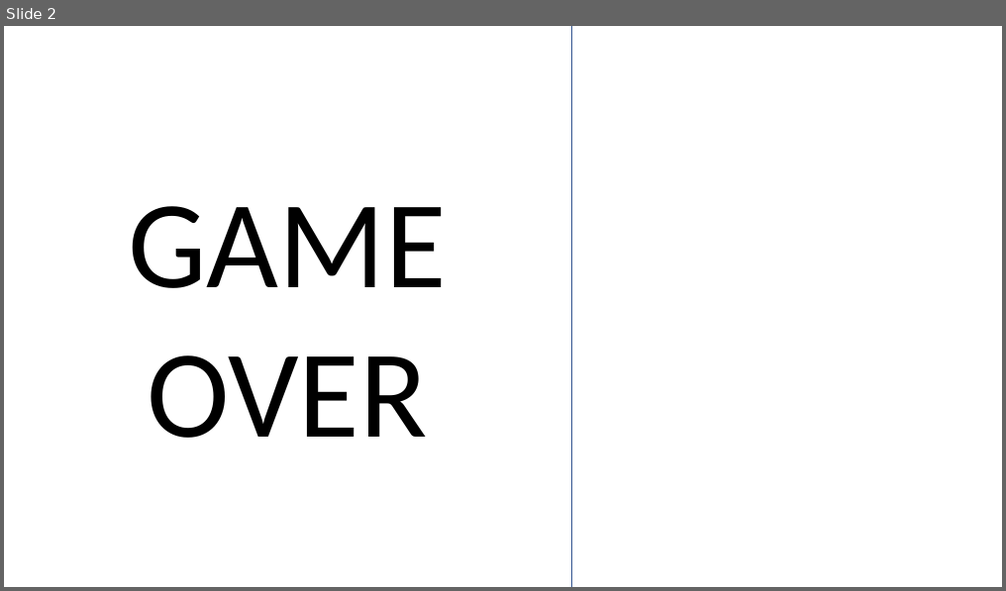
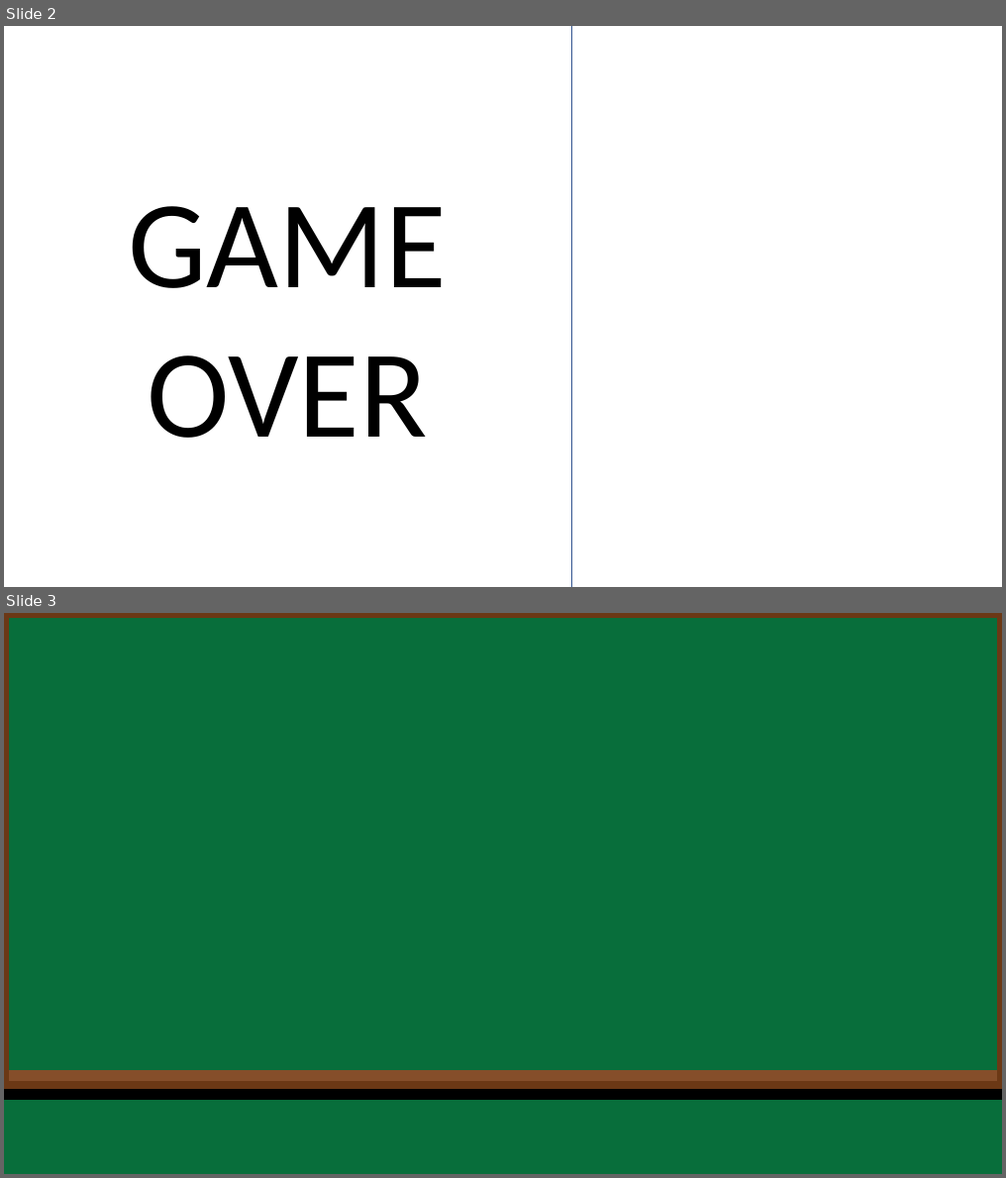
Before and after one commit to ShaharSalhov/hangman_game, a slide deck: public/pics/Presentation1.pptx. Shown one above the other, each under a label of ours: slide 2 before the commit, slides 2 and 3 after it. The pictures are 1006x591 and 1006x1178 pixels, drawn with LibreOffice and Linux fonts; fonts in the diff are those of the drawing; background and template pictures are left out. Boxes give left, top, right and bottom in pixels: in the first picture for what was removed or moved away, otherwise in the second. Text is boxed around its words. In the diff, an @@ line names an element or a change of style, - is before the commit and + after.

```diff
--- a/public/pics/Presentation1.pptx
+++ b/public/pics/Presentation1.pptx
@@ slide 3 added at (4, 613, 1002, 1174), background #086E3B @@
@@ rectangle added at (4, 613, 1002, 1085), outline #6B3815 9 pt @@
@@ line added from (9, 1075) to (997, 1075), #854E2A 10.25 pt @@
@@ line added from (4, 1095) to (1002, 1095), #000000 10.25 pt @@
```
Also in this commit, not shown: 5 other files.
